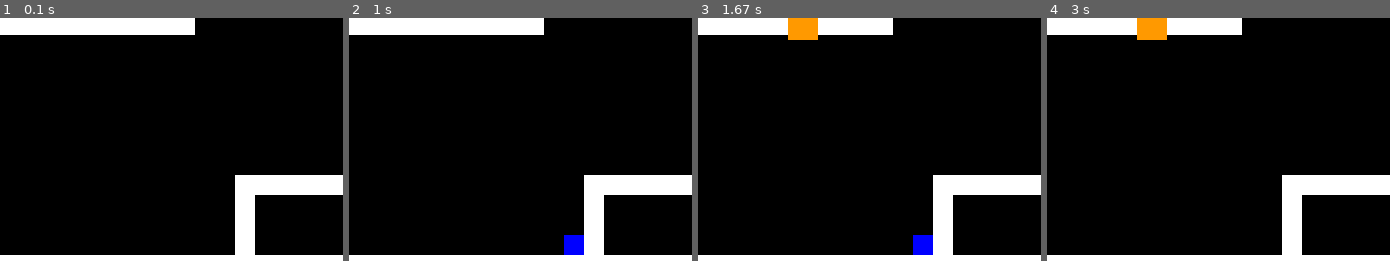
Above: before the commit, frames 1-4 (left to right).
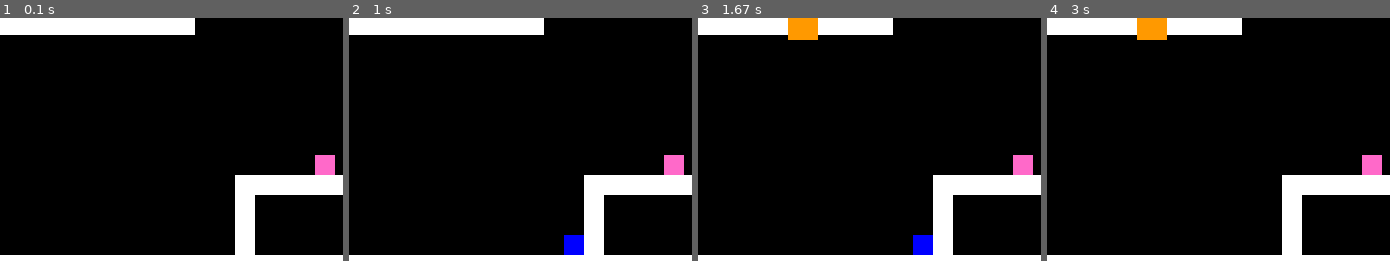
Above: after the commit, the same moments.

Repository: srli/Pygame
Game: pygame game, started from add_duck2.py
Two runs of this game, one before a commit and one after it. Both use one fixed random seed, a clock stepped at 60 frames per second and the inputs below. The source is Python 2; it was converted automatically to run under Python 3.
Inputs (mouse positions are % of the whole screen's width and height, from its top left):
- Up to frame 1 (0.1 s): no input
- Up to frame 2 (1 s): click (1, 2) at 0.38 s; hold Right from 0.67 s (still down)
- Up to frame 3 (1.67 s): release Right at 1.13 s; click (27, 52) at 1.55 s
- Up to frame 4 (3 s): hold Left 2.33-2.87 s
The pictures show only the part of the screen within x 12-62%, y 50-100%; the shares and areas given below are measured in that part.

The runs differ from the first frame. In frame 1, 0.5% of the frame differs, in the area x 91-98%, y 56-65%; in frame 2, 0.5%; in frame 3, 0.5%; in frame 4, 0.5%.

Commit message:
Functionally proceeding through levels with jank portals

Diff:
--- a/add_duck.py
+++ b/add_duck2.py
@@ -8,6 +8,16 @@
 import pygame, random, math, time
 from pygame.locals import *
 from world import *
+
+
+class Wall:
+    """ Encodes the state of a singular rectangular platform in the game """
+    def __init__(self, pos):
+        self.rect = pygame.Rect(pos[0], pos[1], 20, 20)
+
+class Cake(object):
+     def __init__(self, pos):
+         self.rect = pygame.Rect(pos[0], pos[1], 20, 20)
 
 class Portal(object):
     """This is a portal"""
@@ -27,18 +37,37 @@
         self.player = Duck(20,20)
         self.portal_orange = 'null'
         self.portal_blue = 'null'
-        self.level = 1
-        self.walls = Walls(self.level)
+        self.walls = []
+        self.cake = None
+        self.level = 0
+        self.construct_environment(0)
+
+    def construct_environment(self, number):
+        self.walls = []
+        self.cake = None
+        level = world
+        for platform in level:
+            x = y = 0
+            for row in level[number]:
+                for col in row:
+                    if col == "W":
+                        self.walls.append(Wall((x, y)))
+                    if col == "C":
+                        self.cake = Cake((x,y))
+                        print "I see cake!"
+                    x += 20
+                y += 20
+                x = 0
 
     def moveX(self, dx):
         self.player.rect.x += dx
 
-        for wall in self.walls.walls:
+        for wall in self.walls:
             if self.player.rect.colliderect(wall):
                 if dx > 0:
-                    self.player.rect.right = wall.left
+                    self.player.rect.right = wall.rect.left
                 if dx < 0:
-                    self.player.rect.left = wall.right
+                    self.player.rect.left = wall.rect.right
 
     def moveY(self):
         self.player.vy += self.player.ay
@@ -49,17 +78,27 @@
 
         self.player.rect.y += self.player.vy
 
-        for wall in self.walls.walls:
+        for wall in self.walls:
             if self.player.rect.colliderect(wall):
                 if self.player.vy > 0:
-                    self.player.rect.bottom = wall.top
+                    self.player.rect.bottom = wall.rect.top
                     self.player.canJump = True
                 if self.player.vy < 0:
-                    self.player.rect.top = wall.bottom
+                    self.player.rect.top = wall.rect.bottom
 
 
     def update(self):
         self.moveY()
+
+        if self.player.rect.colliderect(self.cake.rect):
+            self.level += 1
+            self.walls = []
+            self.player.rect.x = 20
+            self.player.rect.y = 20
+            self.player.vx= 0
+            self.player.vy = 0
+            self.construct_environment(self.level)
+
 
         if self.portal_blue != 'null' and self.portal_orange != 'null':
 
@@ -126,30 +165,7 @@
         if self.moveLeft or self.moveRight:
             self.rect.x += self.vx
 
-class Walls:
-    """ Encodes the state of a singular rectangular platform in the game """
-    def __init__(self, level):
-        self.level = level
-        self.world = []
-
-        if self.level == 1:
-            self.world = world1
-        elif self.level == 2:
-            self.world = world2
-        elif self.level == 3:
-            self.world = world3
-
-        self.walls = self.generateWalls()
-
-    def generateWalls(self):
-        listofwalls= []
-
-        for i in range(len(self.world)):
-            for j in range(len(self.world[0])):
-                if self.world[i][j] == "W":
-                    listofwalls.append(pygame.Rect(j*20, i*20, 20, 20))
-
-        return listofwalls
+
 
 class PyGameWindowView:
     """ Draws our game in a Pygame window """
@@ -160,8 +176,9 @@
     def draw(self):
         self.screen.fill(pygame.Color(0,0,0))
         pygame.draw.rect(self.screen, pygame.Color(0, 0, 255), self.model.player.rect)
-        for wall in self.model.walls.walls:
-            pygame.draw.rect(self.screen, pygame.Color(255, 255, 255), wall)
+        for wall in self.model.walls:
+            pygame.draw.rect(screen, pygame.Color(255, 255, 255), wall.rect)
+        pygame.draw.rect(screen, pygame.Color(255,105,201), self.model.cake.rect)
 
         if self.model.portal_orange != 'null':
             pygame.draw.rect(self.screen, pygame.Color(255,153,0),self.model.portal_orange.rectp)
@@ -188,9 +205,9 @@
 
     def handle_pygame_mouse(self, event):
         x, y = event.pos
-        for wall in self.model.walls.walls:
-            if wall.collidepoint(event.pos):
-                portalclick = pygame.Rect.copy(wall)
+        for wall in self.model.walls:
+            if wall.rect.collidepoint(event.pos):
+                portalclick = pygame.Rect.copy(wall.rect)
                 print portalclick
                 print "there's collision"
                 if event.button == 1:
--- a/world.py
+++ b/world.py
@@ -4,7 +4,7 @@
 @author: zoherghadyali, jaywoo, sophiali
 """
 
-world1 = [
+world = [[
         "WWWWWWWWWWWWWWWWWWWWWWWWWWWWWWWWWWW",
         "W              W                  W",
         "W              W                  W",
@@ -24,15 +24,14 @@
         "W                                 W",
         "W                                 W",
         "W                                 W",
-        "W                                 W",
+        "W                   C             W",
         "W               WWWWWWWWWWWW      W",
         "W               W                 W",
         "W               W                 W",
-        "WW              W  C              W",
+        "WW              W                 W",
         "WWWWWWWWWWWWWWWWWWWWWWWWWWWWWWWWWWW",
-        ]
-
-world2 = [
+        ],
+        [
         "WWWWWWWWWWWWWWWWWWWWWWWWWWWWWWWWWWW",
         "W                                 W",
         "W         WWWWWW                  W",
@@ -52,9 +51,10 @@
         "W                                 W",
         "W                                 W",
         "W                                 W",
-        "W                                 W",
+        "W                         C       W",
         "W               WWWWWWWWWWWWWWWWW W",
         "W                                 W",
         "W                                 W",
         "WW                                W",
-        "WWWWWWWWWWWWWWWWWWWWWWWWWWWWWWWWWWW",]
+        "WWWWWWWWWWWWWWWWWWWWWWWWWWWWWWWWWWW",
+        ]]
Not shown, changed: world.pyc
